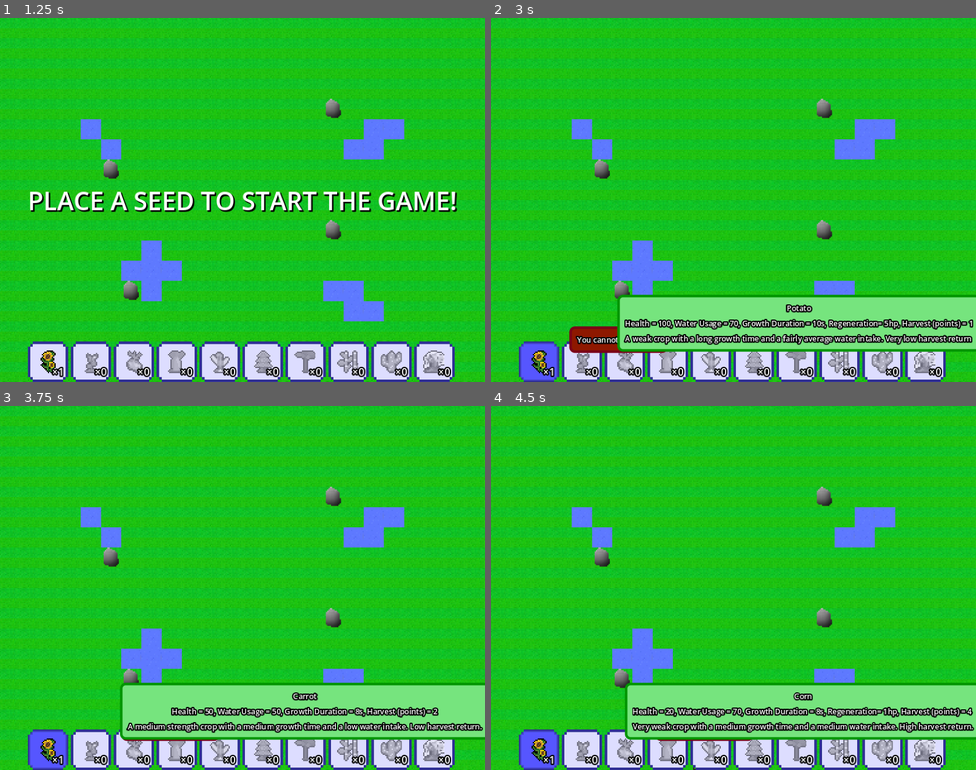
Above: before the commit, frames 1-4 (two rows, left to right).
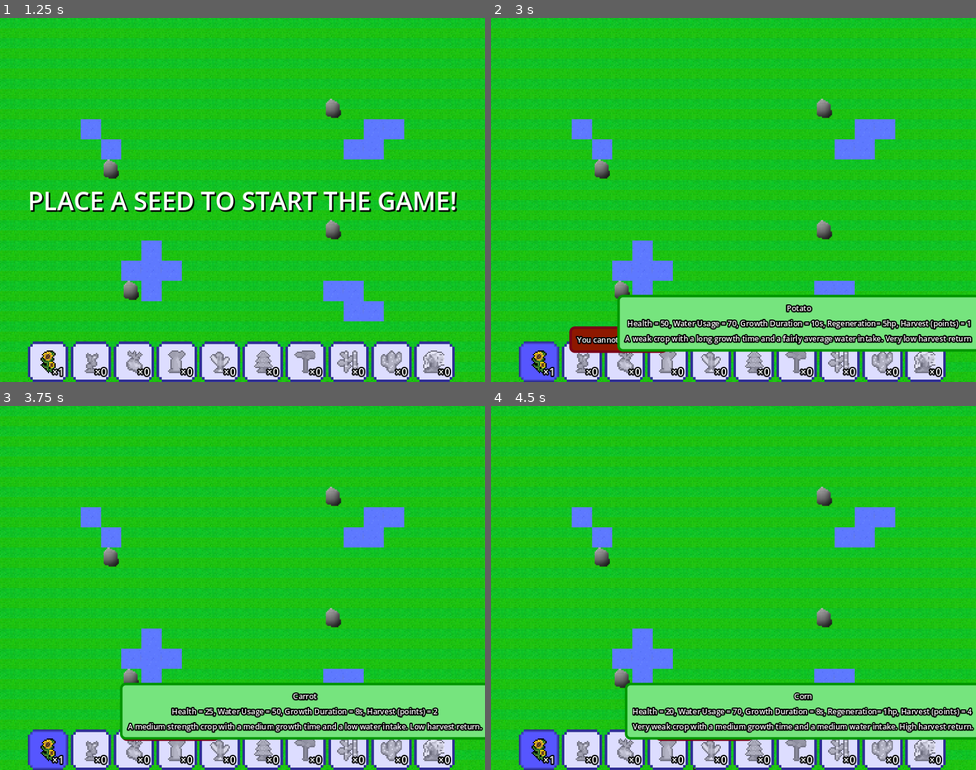
Above: after the commit, the same moments.

Repository: yehorm14/GUTS-Hackathon-2025-
Game: Godot game, scene res://scenes/mainmenu.tscn
The game is run twice, just before and just after one commit, with the same random seed, the same clock (stepped at 60 frames per second) and the same inputs.
Inputs:
- Up to frame 1 (1.25 s): click "PLAY!" at 0.5 s
- Up to frame 2 (3 s): click "×1" at 1.25 s; click "×0" at 2 s; click "×0" at 2.75 s
- Up to frame 3 (3.75 s): click "×0" at 3.5 s
- Up to frame 4 (4.5 s): click "×0" at 4.25 s

Frame 1 is identical in both runs. In frame 2, 1.2% of the frame differs, in the area x 27-100%, y 82-86%; in frame 3, less than 0.1%; in frame 4, less than 0.1%.

Commit message:
making game more difficult

Diff:
--- a/entities/tornado.gd
+++ b/entities/tornado.gd
@@ -2,7 +2,7 @@
 class_name Tornado
 
 @export var speed: float = 120.0
-@export var damage: int = 8
+@export var damage: int = 20
 @export var lifetime: float = 6.0
 @export var dir: Vector2 = Vector2.RIGHT
 @export var spawn_interval: float = 0.2
--- a/plants/bamboo.gd
+++ b/plants/bamboo.gd
@@ -3,7 +3,7 @@
 
 # Called when the node enters the scene tree for the first time.
 func on_plant_ready() -> void:
-	health = 25
+	health = 10
 	water_usage = 50 # Replace with function body.
 	water_range = 3
 	plant_stages = 1
--- a/plants/cactus.gd
+++ b/plants/cactus.gd
@@ -2,7 +2,7 @@
 var water_output:int = 10
 
 func on_plant_ready():
-	health = 300
+	health = 200
 	water_usage = 20
 	plant_stages = 1
 	water_range = 5
--- a/plants/cactus.tscn
+++ b/plants/cactus.tscn
@@ -25,5 +25,5 @@
 "
 sprite_frames = SubResource("SpriteFrames_xtulx")
 script = ExtResource("3_txfd0")
-item_description = "Health = 300, Water Usage = 20
+item_description = "Health = 200, Water Usage = 20
 A shield that requires very little water to keep up."
--- a/plants/carrot.gd
+++ b/plants/carrot.gd
@@ -4,7 +4,7 @@
 func on_plant_ready():
 	water_usage = 50
 	grow_duration = 8
-	health = 50
+	health = 25
 	regen = 2
 	harvest = 2
 	plant_stages = 3
--- a/plants/carrot.tscn
+++ b/plants/carrot.tscn
@@ -37,5 +37,6 @@
 sprite_frames = SubResource("SpriteFrames_5uiee")
 centered = false
 script = ExtResource("2_vq8n1")
-item_description = "Health = 50, Water Usage = 50, Growth Duration = 8s, Harvest (points) = 2
+health = 25
+item_description = "Health = 25, Water Usage = 50, Growth Duration = 8s, Harvest (points) = 2
 A medium strength crop with a medium growth time and a low water intake. Low harvest return."
--- a/plants/corn.tscn
+++ b/plants/corn.tscn
@@ -37,5 +37,6 @@
 [node name="Corn" instance=ExtResource("1_phewc")]
 sprite_frames = SubResource("SpriteFrames_tdr8b")
 script = ExtResource("3_xb4j8")
+health = 25
 item_description = "Health = 20, Water Usage = 70, Growth Duration = 8s, Regeneration= 1hp, Harvest (points) = 4
 Very weak crop with a medium growth time and a medium water intake. High harvest return."
--- a/plants/potato.gd
+++ b/plants/potato.gd
@@ -6,7 +6,7 @@
 	water_usage = 70
 	grow_duration = 10
 	regen = 5
-	health = 100
+	health = 50
 	harvest = 1 # Replace with function body.
 	plant_stages = 3
 	water_range = 3
--- a/plants/potato.tscn
+++ b/plants/potato.tscn
@@ -37,5 +37,6 @@
 [node name="Potato" instance=ExtResource("1_mq7ns")]
 sprite_frames = SubResource("SpriteFrames_cju6u")
 script = ExtResource("3_qj8ys")
-item_description = "Health = 100, Water Usage = 70, Growth Duration = 10s, Regeneration= 5hp, Harvest (points) = 1
+health = 25
+item_description = "Health = 50, Water Usage = 70, Growth Duration = 10s, Regeneration= 5hp, Harvest (points) = 1
 A weak crop with a long growth time and a fairly average water intake. Very low harvest return "
--- a/plants/sunflower.gd
+++ b/plants/sunflower.gd
@@ -4,7 +4,7 @@
 func on_plant_ready():
 	grow_duration = 6
 	water_usage = 120
-	health = 25
+	health = 15
 	harvest = 1
 	plant_stages = 3
 	water_range = 2
--- a/plants/sunflower.tscn
+++ b/plants/sunflower.tscn
@@ -37,5 +37,5 @@
 [node name="Sunflower" instance=ExtResource("1_1v8gv")]
 sprite_frames = SubResource("SpriteFrames_4ipjm")
 script = ExtResource("3_8fgmt")
-item_description = "Health = 25, Water Usage = 120, Growth Duration = 10s, Harvest (points) = 1
+item_description = "Health = 15, Water Usage = 120, Growth Duration = 10s, Harvest (points) = 1
 A medium strength crop with long growth time and really high water intake. Very high harvest return. "
--- a/plants/tomato.tscn
+++ b/plants/tomato.tscn
@@ -37,5 +37,6 @@
 [node name="Tomato" instance=ExtResource("1_dqhe1")]
 sprite_frames = SubResource("SpriteFrames_3ydhu")
 script = ExtResource("3_xbxrs")
+health = 25
 item_description = "Health = 30, Water Usage = 70, Growth Duration = 6s, Harvest (points) = 3
 A medium strength crop with a short growth time and a fairly average water intake. Medium harvest return."
--- a/plants/tropical_tree.gd
+++ b/plants/tropical_tree.gd
@@ -4,6 +4,6 @@
 # Called when the node enters the scene tree for the first time.
 func on_plant_ready() -> void:
 	water_usage = 200
-	health = 200 # Replace with function body.
+	health = 150 # Replace with function body.
 	plant_stages = 1
 	water_range = 4
--- a/scenes/game_loop.gd
+++ b/scenes/game_loop.gd
@@ -26,6 +26,8 @@
 @export var seed_interval = 10.0
 @export var event_interval = 15.0
 
+@export var event_no = 0
+
 var _game_started = false
 var _time_left = 0.0
 var _seed_accum = 0.0
@@ -73,6 +75,7 @@
 			_seed_accum -= seed_interval
 			_give_random_seed()
 
+		event_interval = 15.0 * 0.97**(event_no)
 		_event_accum += delta
 		if _event_accum >= event_interval:
 			_event_accum -= event_interval
@@ -128,10 +131,14 @@
 			sakura_trees += 1
 	return sakura_trees
 
+var timer = 0
+
 func _fire_random_event():
 	var namae = GAME_EVENTS[_rng.randi_range(0, GAME_EVENTS.size() - 1)]
 	event_name.text = "EVENT: %s" % namae.to_upper()
-	await get_tree().create_timer(3.0).timeout
+	event_no += 1.0
+	timer = 3.0/(1.1**event_no)
+	await get_tree().create_timer(timer).timeout
 	event_name.text = ""
 	match namae:
 		"flooding":
@@ -338,7 +345,7 @@
 		var g = SCN_GUST.instantiate()
 		g.dir = dir
 		g.speed = _rng.randf_range(140.0, 220.0)
-		g.damage = dmg
+		g.damage = dmg*(1.1**(event_no))
 		g.lifetime = 4.0
 		var y = _rng.randi_range(y_margin, int(vp.y) - y_margin)
 		g.position = Vector2(start_x, float(y))
